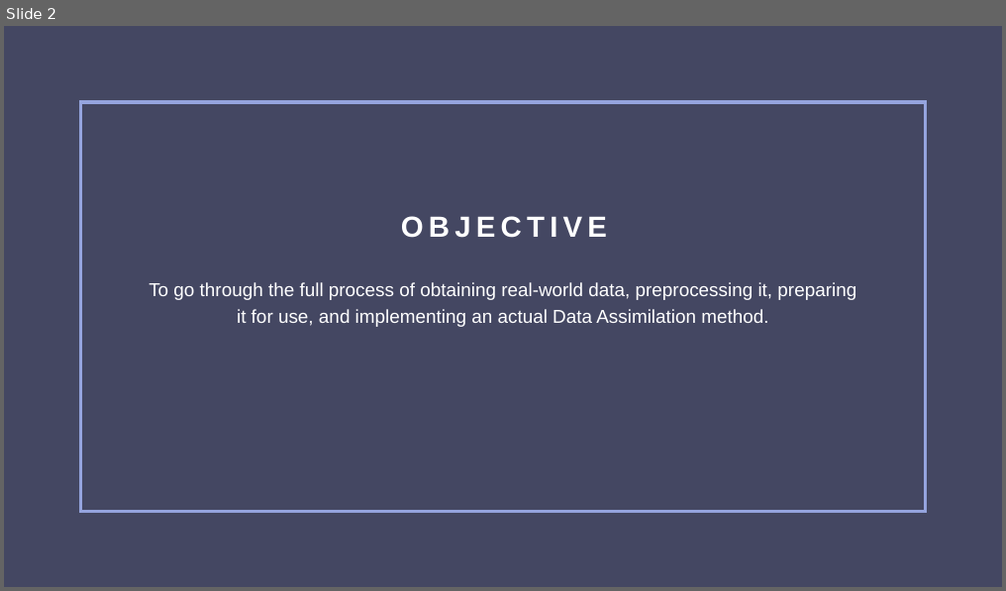
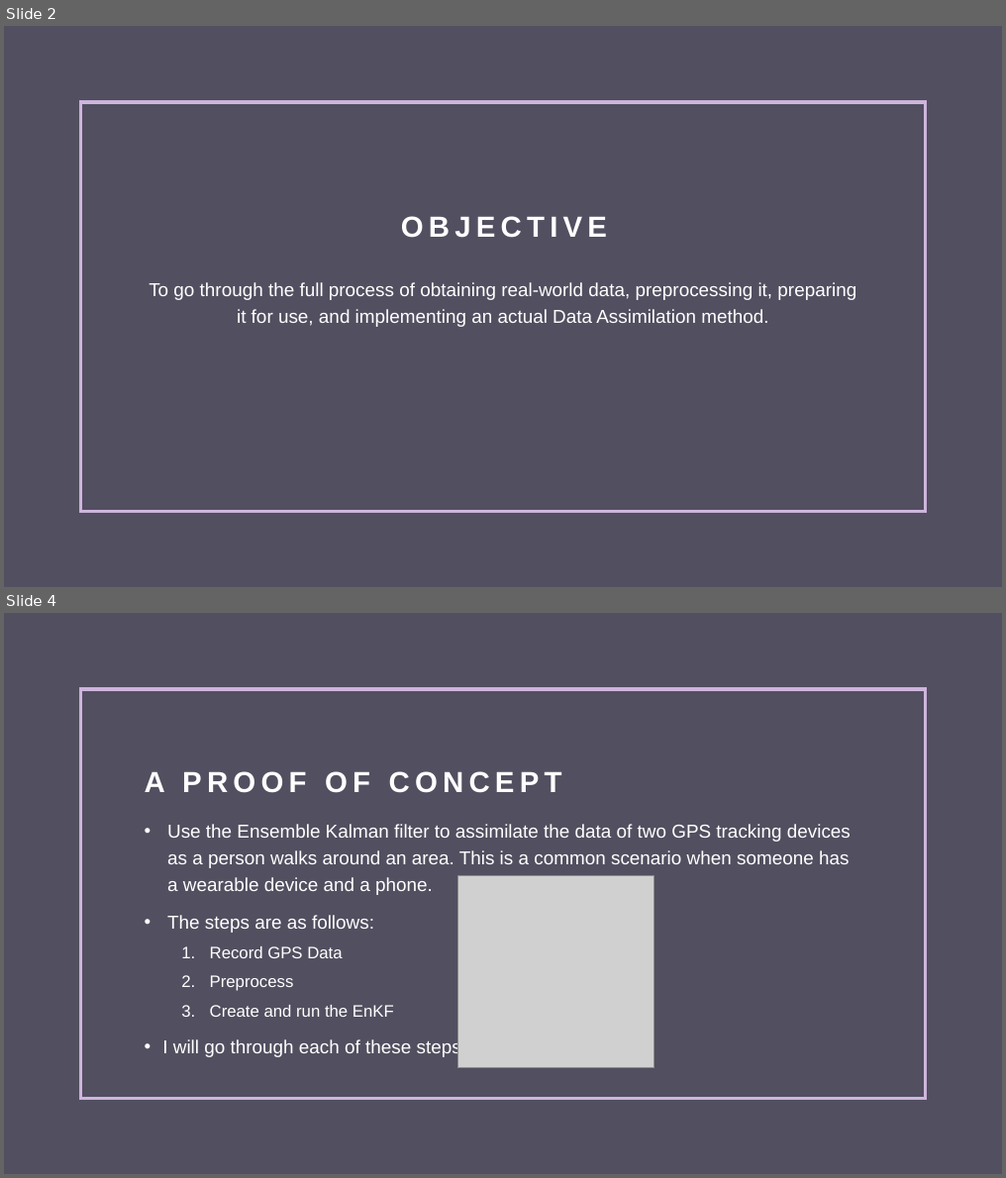
Before and after one commit to MarioShontz/GPS_DA, a slide deck: An Adventure with the Ensemble Kalman Filter.pptx. Shown one above the other, each under a label of ours: slide 2 before the commit, slides 2 and 4 after it; the slides between them are not shown. The pictures are 1006x591 and 1006x1178 pixels, drawn with LibreOffice and Linux fonts; fonts in the diff are those of the drawing; grey boxes stand for pictures. Boxes give left, top, right and bottom in pixels: in the first picture for what was removed or moved away, otherwise in the second. Text is boxed around its words. In the diff, an @@ line names an element or a change of style, - is before the commit and + after.

```diff
--- a/An Adventure with the Ensemble Kalman Filter.pptx
+++ b/An Adventure with the Ensemble Kalman Filter.pptx
@@ slide 4 added at [4, 613, 1002, 1174], background #515060; not listed: 1 template element that a slide beside it also shows @@
@@ title added at [145, 771, 562, 793], 28 pt, text #FFFFFF, bold @@
+A PROOF OF CONCEPT
@@ text added at [162, 824, 850, 1058], 18 pt, text #FFFFFF @@
+• Use the Ensemble Kalman filter to assimilate the data of two GPS tracking devices as a person walks around an area. This is a common scenario when someone has a wearable device and a phone.
+• The steps are as follows:
+  1. Record GPS Data
+  2. Preprocess
+  3. Create and run the EnKF
+• I will go through each of these steps
@@ picture added at [457, 875, 653, 1069] @@
@@ slide 2 changed as well @@
@@ background #444863 to #515060 @@
@@ rectangle at [80, 102, 926, 511]: outline #95A4DE 3 pt to #CEB5DD 3 pt @@
```
Also in this commit, not shown: 2 other slides changed, 6 other slides added, 5 other files.
